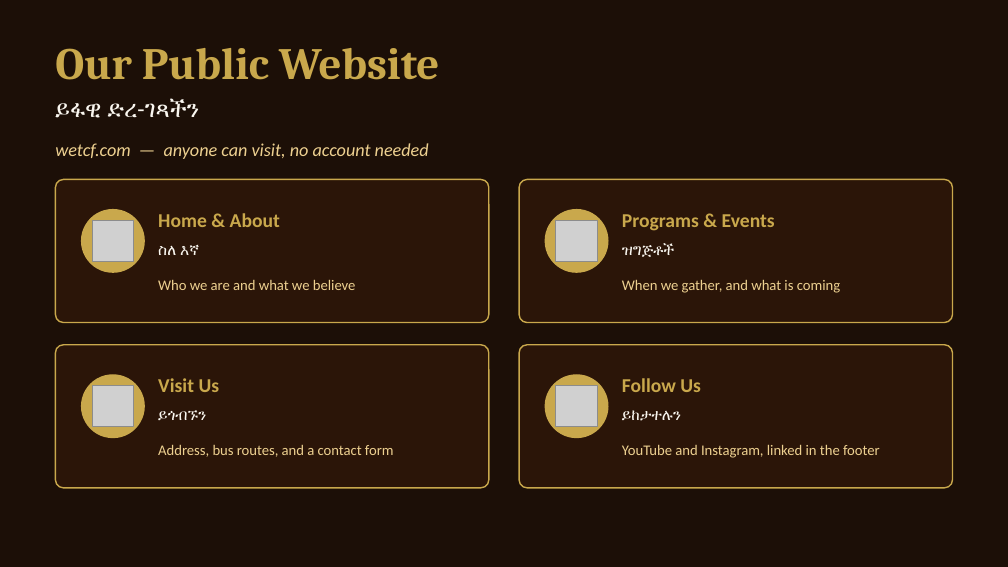
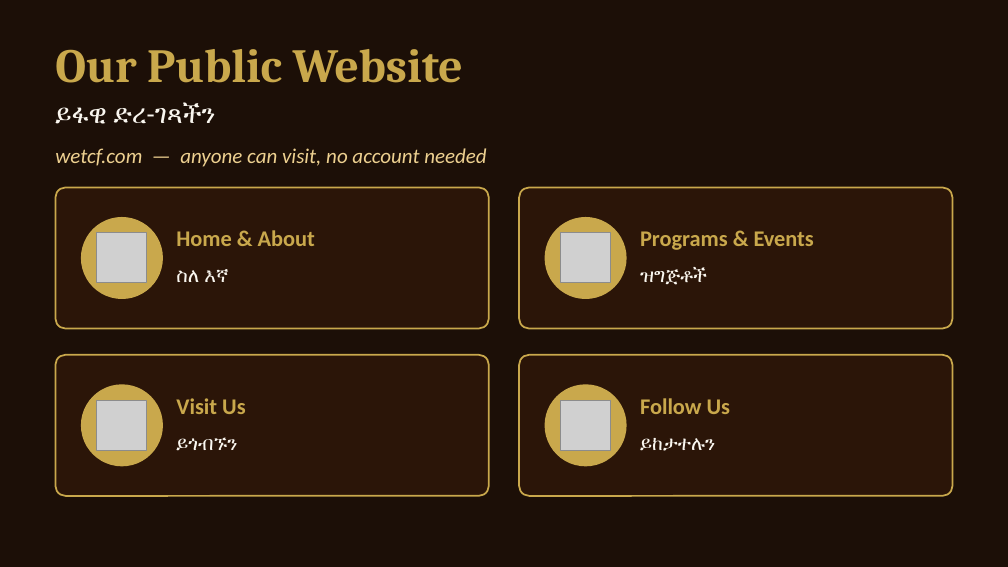
Before and after one commit to amenbekele1/Christian-Fellowship-Website, a slide deck: slide 3 of presentation/WETCF_Launch_Presentation.pptx. Drawn at 1008x567 pixels with LibreOffice and Linux fonts; fonts in the diff are those of the drawing; grey boxes stand for pictures. Boxes give left, top, right and bottom in pixels: in the first picture for what was removed or moved away, otherwise in the second. Text is boxed around its words. In the diff, an @@ line names an element or a change of style, - is before the commit and + after.

```diff
--- a/presentation/WETCF_Launch_Presentation.pptx
+++ b/presentation/WETCF_Launch_Presentation.pptx
@@ text "Our Public Website" at (55,49,463,83): size 32 to 34 pt @@
@@ text "ይፋዊ ድረ-ገጻችን" at (55,103,216,124): size 17 to 19 pt @@
@@ text "wetcf.com — anyone can visit, ..." at (55,148,486,167): size 13 to 15 pt @@
@@ ellipse: place and size @@
-ellipse at (82,210,144,272)
+ellipse at (82,218,162,298)
@@ picture: place and size @@
-picture at (93,221,134,262)
+picture at (97,233,147,283)
@@ text "Home & About": place and size @@
-text "Home & About" at (158,213,280,227)
+text "Home & About" at (176,230,315,246)
@@ ellipse: place and size @@
-ellipse at (545,210,608,272)
+ellipse at (545,218,626,298)
@@ picture removed at (556,221,598,262) @@
@@ picture added at (560,233,611,283) @@
@@ text "Programs & Events": place and size @@
-text "Programs & Events" at (622,214,775,231)
+text "Programs & Events" at (640,231,814,250)
@@ text "ስለ እኛ": place and size @@
-text "ስለ እኛ" at (158,245,199,255)
+text "ስለ እኛ" at (176,269,228,282)
@@ text "ዝግጅቶች": place and size @@
-text "ዝግጅቶች" at (622,243,674,257)
+text "ዝግጅቶች" at (640,267,707,285)
@@ text removed at (158,280,356,290) @@
-Who we are and what we believe
@@ text removed at (622,280,840,293) @@
-When we gather, and what is coming
@@ 4 rounded rectangles: place and size @@
-4 rounded rectangles at (55,179,953,488)
+4 rounded rectangles at (55,187,953,496)
@@ outline #C9A84C 1 pt to #C9A84C 1.25 pt; proportions changed in 4 elements at (55,187,489,329), (519,187,953,329), (55,355,489,496), (519,355,953,496) @@
@@ ellipse: place and size @@
-ellipse at (82,375,144,437)
+ellipse at (82,385,162,466)
@@ picture removed at (93,386,134,427) @@
@@ text "Visit Us": place and size @@
-text "Visit Us" at (158,378,220,392)
+text "Visit Us" at (176,398,246,414)
@@ ellipse: place and size @@
-ellipse at (545,375,608,437)
+ellipse at (545,385,626,466)
@@ picture removed at (556,386,598,427) @@
@@ size 14 to 16 pt in 4 elements at (176,230,315,246), (640,231,814,250), (176,398,246,414), (640,398,730,414) @@
@@ text "Follow Us": place and size @@
-text "Follow Us" at (622,378,701,392)
+text "Follow Us" at (640,398,730,414)
@@ picture added at (97,400,147,451) @@
@@ picture added at (560,400,611,451) @@
@@ text removed at (158,445,394,457) @@
-Address, bus routes, and a contact form
@@ text "ይጎብኙን": place and size @@
-text "ይጎብኙን" at (158,410,206,420)
+text "ይጎብኙን" at (176,437,237,451)
@@ text removed at (622,445,880,458) @@
-YouTube and Instagram, linked in the footer
@@ size 11 to 14 pt in 4 elements at (176,269,228,282), (640,267,707,285), (176,437,237,451), (640,438,715,451) @@
@@ text "ይከታተሉን": place and size @@
-text "ይከታተሉን" at (622,410,681,421)
+text "ይከታተሉን" at (640,438,715,451)
```
Also in this commit, not shown: 13 other slides changed, 1 other file.
